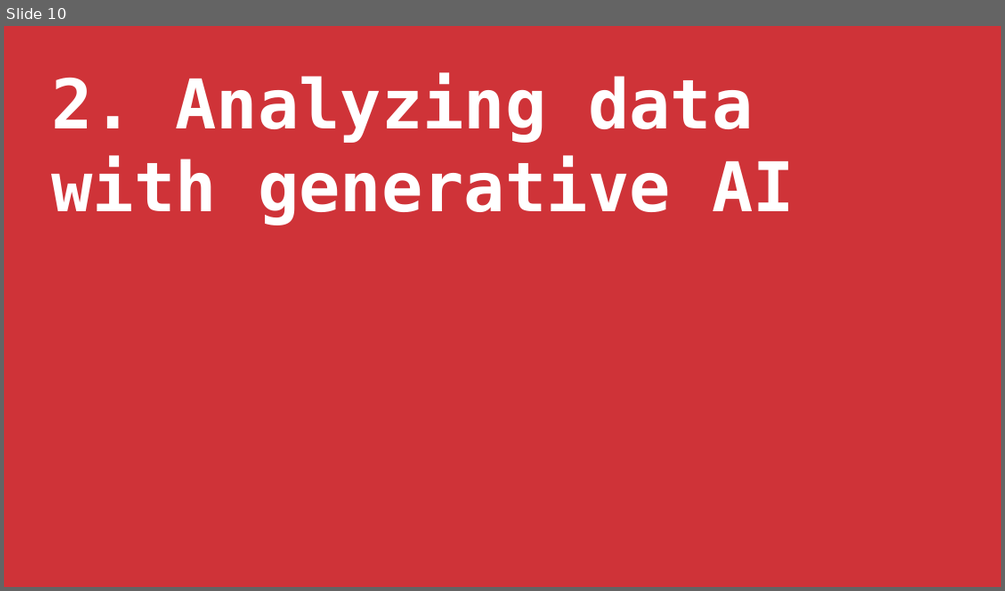
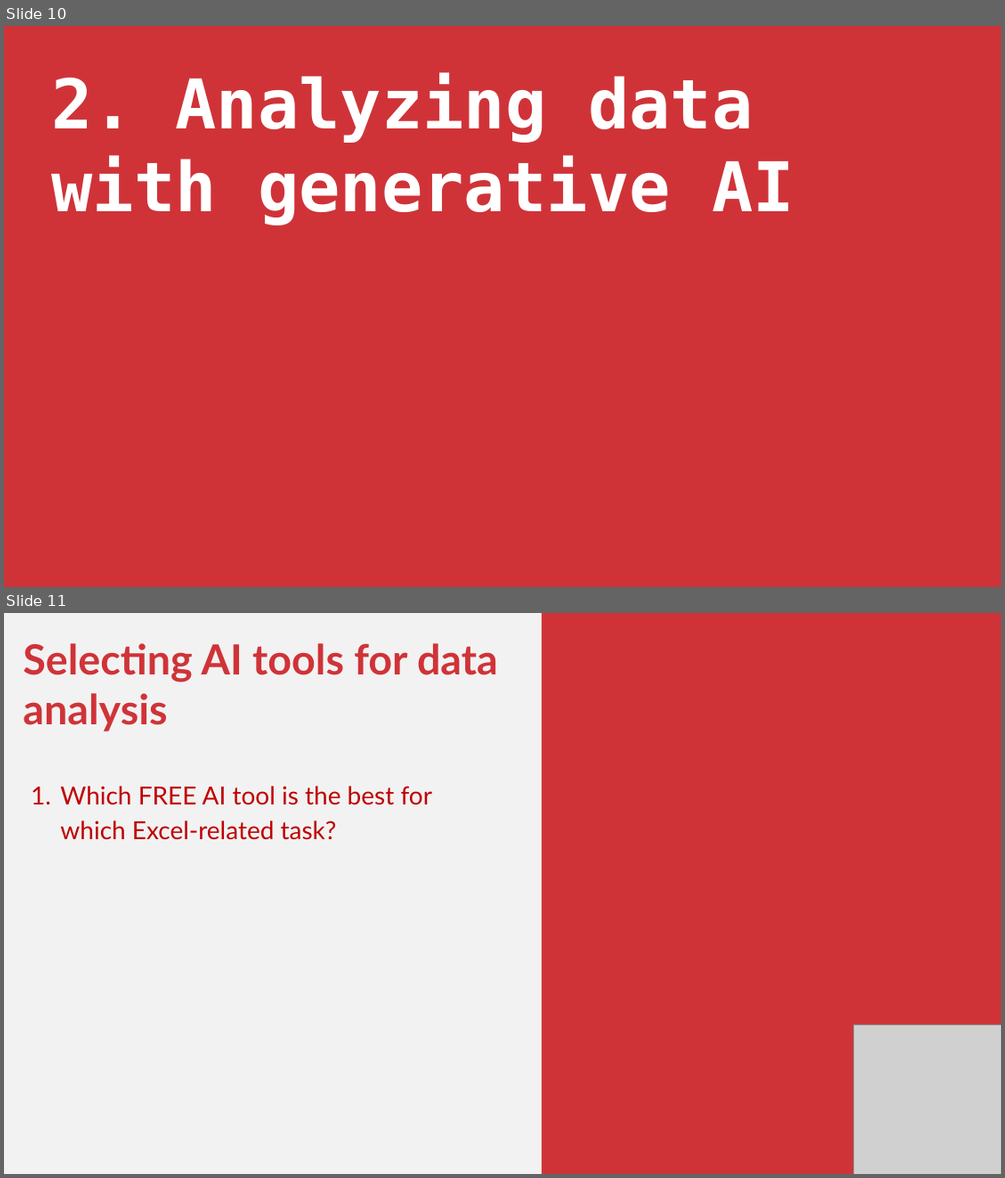
Before and after one commit to stringfestdata/enhancing-excel-free-generative-ai-tools, a slide deck: enhancing-excel-free-generative-ai.pptx. Shown one above the other, each under a label of ours: slide 10 before the commit, slides 10 and 11 after it. The pictures are 1005x591 and 1005x1178 pixels, drawn with LibreOffice and Linux fonts; fonts in the diff are those of the drawing; grey boxes stand for pictures. Boxes give left, top, right and bottom in pixels: in the first picture for what was removed or moved away, otherwise in the second. Text is boxed around its words. In the diff, an @@ line names an element or a change of style, - is before the commit and + after.

```diff
--- a/enhancing-excel-free-generative-ai.pptx
+++ b/enhancing-excel-free-generative-ai.pptx
@@ slide 11 added at <box>4,613,1001,1174</box>, background #F2F2F2 @@
@@ rectangle added at <box>542,613,1001,1174</box>, fill #CF3338 @@
@@ text added at <box>23,643,498,840</box>, 36 pt, text #C00000 @@
+Selecting AI tools for data analysis
+1. Which FREE AI tool is the best for which Excel-related task?
@@ picture added at <box>853,1024,1001,1174</box> @@
```
Also in this commit, not shown: 3 slides changed, 9 other slides added, 2 slides removed, 1 other file.
